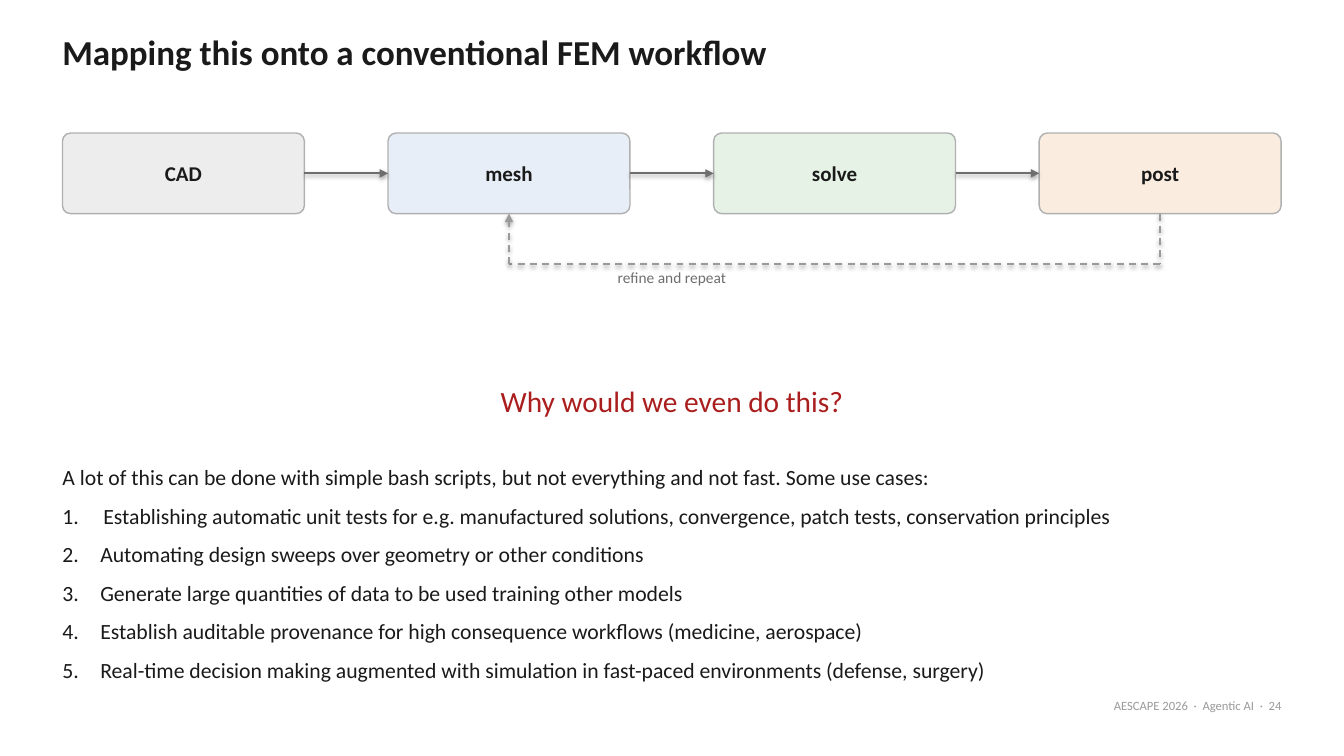
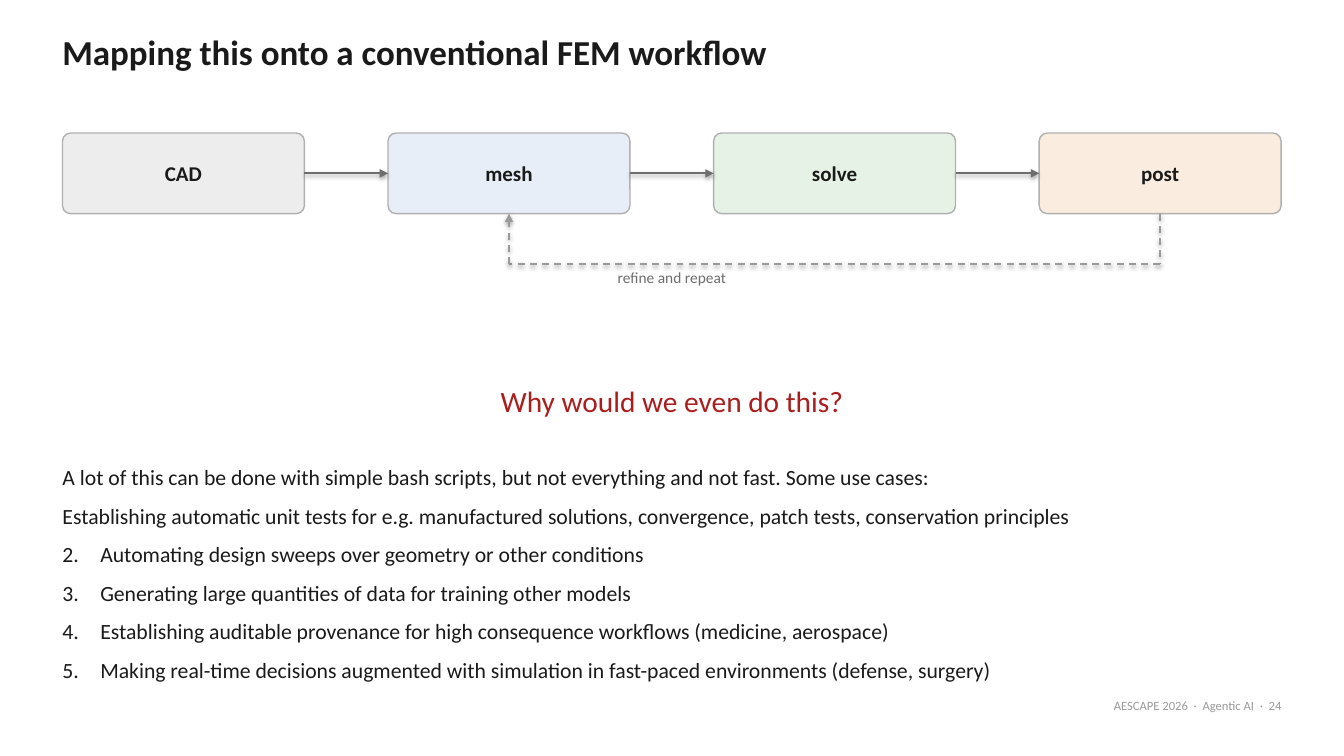
Before and after one commit to natrask/AESCAPE, a slide deck: slide 24 of slides/agentic_ai_intro.pptx. Drawn at 1344x756 pixels with LibreOffice and Linux fonts; fonts in the diff are those of the drawing. Boxes give left, top, right and bottom in pixels: in the first picture for what was removed or moved away, otherwise in the second. Text is boxed around its words. In the diff, an @@ line names an element or a change of style, - is before the commit and + after.

```diff
--- a/slides/agentic_ai_intro.pptx
+++ b/slides/agentic_ai_intro.pptx
@@ text at (62,509,1069,528): text changed @@
-1. Establishing automatic unit tests for e.g. manufactured solutions, convergence, patch tests, conservation principles
+Establishing automatic unit tests for e.g. manufactured solutions, convergence, patch tests, conservation principles
@@ text at (100,586,990,682): text changed @@
-3. Generate large quantities of data to be used training other models
-4. Establish auditable provenance for high consequence workflows (medicine, aerospace)
-5. Real-time decision making augmented with simulation in fast-paced environments (defense, surgery)
+3. Generating large quantities of data for training other models
+4. Establishing auditable provenance for high consequence workflows (medicine, aerospace)
+5. Making real-time decisions augmented with simulation in fast-paced environments (defense, surgery)
```
Also in this commit, not shown: 9 other slides changed, 1 other file.
